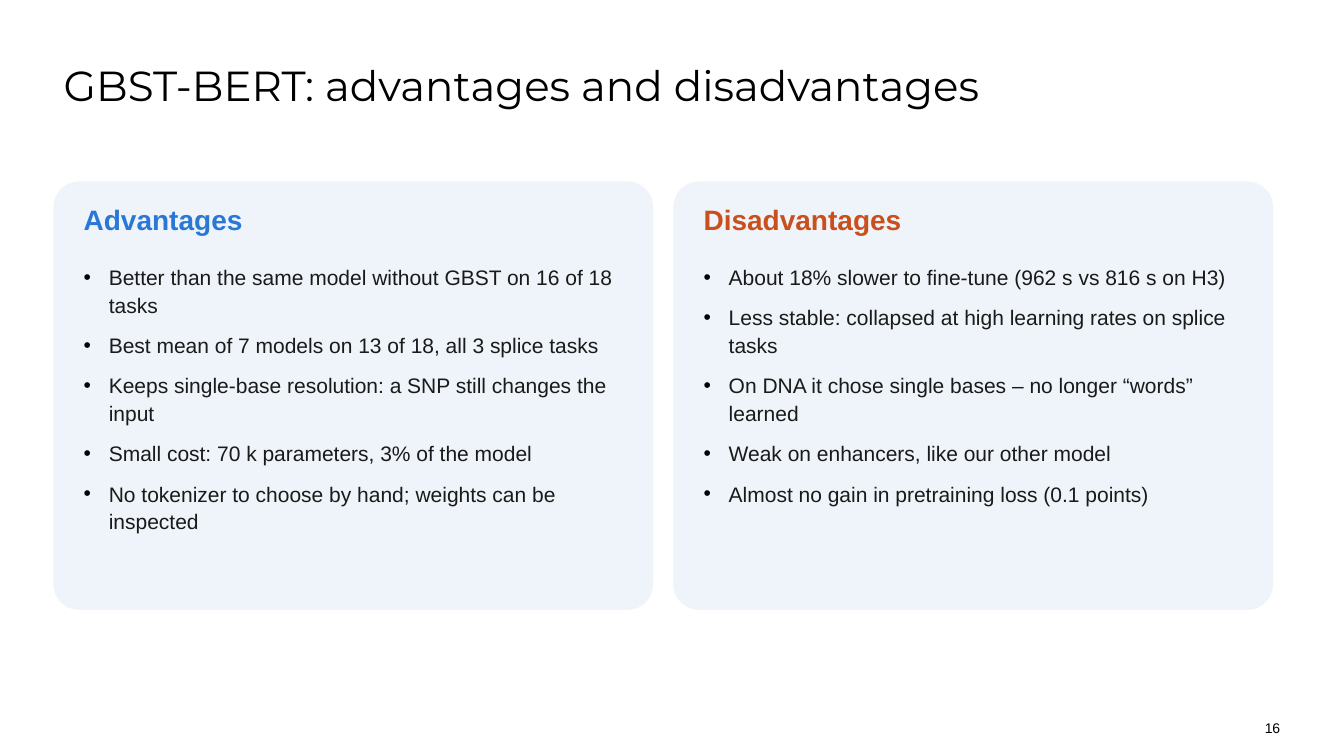
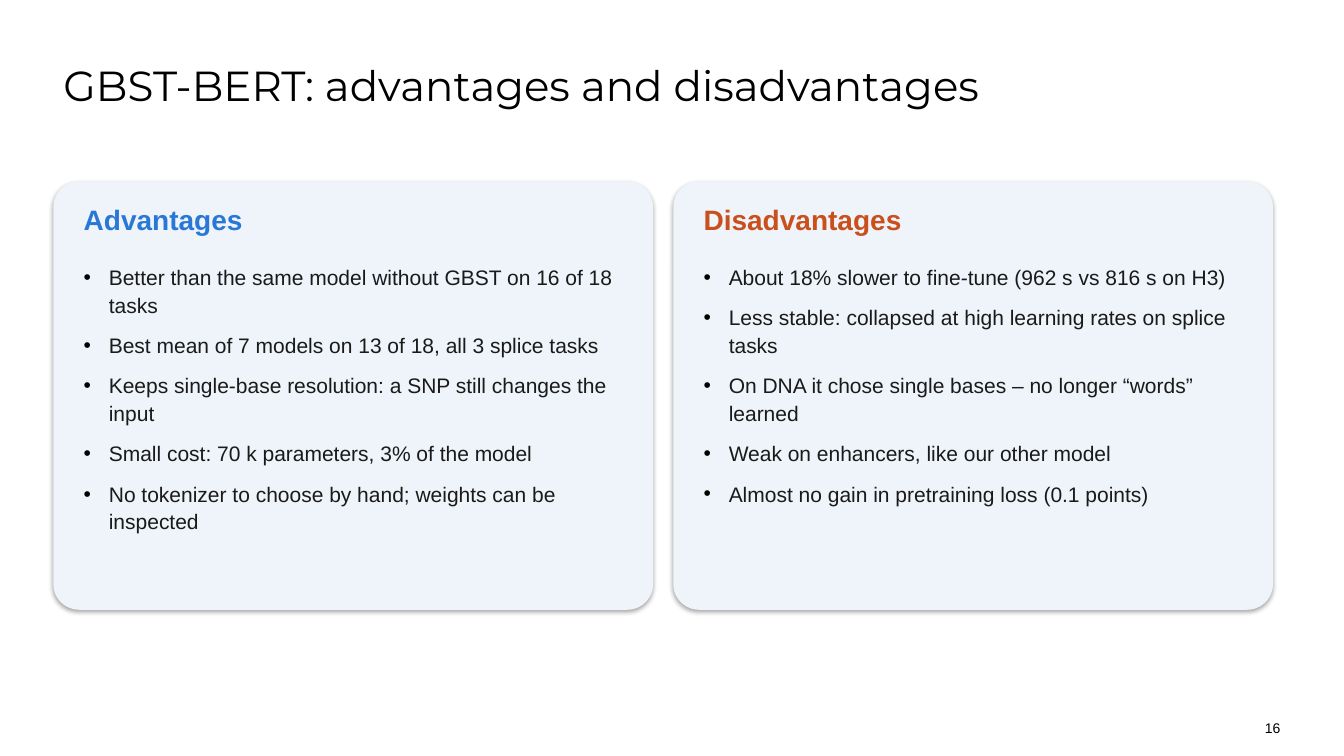
Before and after one commit to OMAR622-ai/dna-xlstm-charna, a slide deck: slide 16 of docs/presentation/GBST_BERT_DLfMI_presentation.pptx. Drawn at 1344x756 pixels with LibreOffice and Linux fonts; fonts in the diff are those of the drawing; background and template pictures are left out. Boxes give left, top, right and bottom in pixels: in the first picture for what was removed or moved away, otherwise in the second. Text is boxed around its words. In the diff, an @@ line names an element or a change of style, - is before the commit and + after.

```diff
--- a/docs/presentation/GBST_BERT_DLfMI_presentation.pptx
+++ b/docs/presentation/GBST_BERT_DLfMI_presentation.pptx
@@ rounded rectangle at box(53, 181, 653, 610): shadow on @@
@@ rounded rectangle at box(674, 181, 1273, 610): shadow on @@
```
Also in this commit, not shown: 18 other slides changed, 1 other file.
